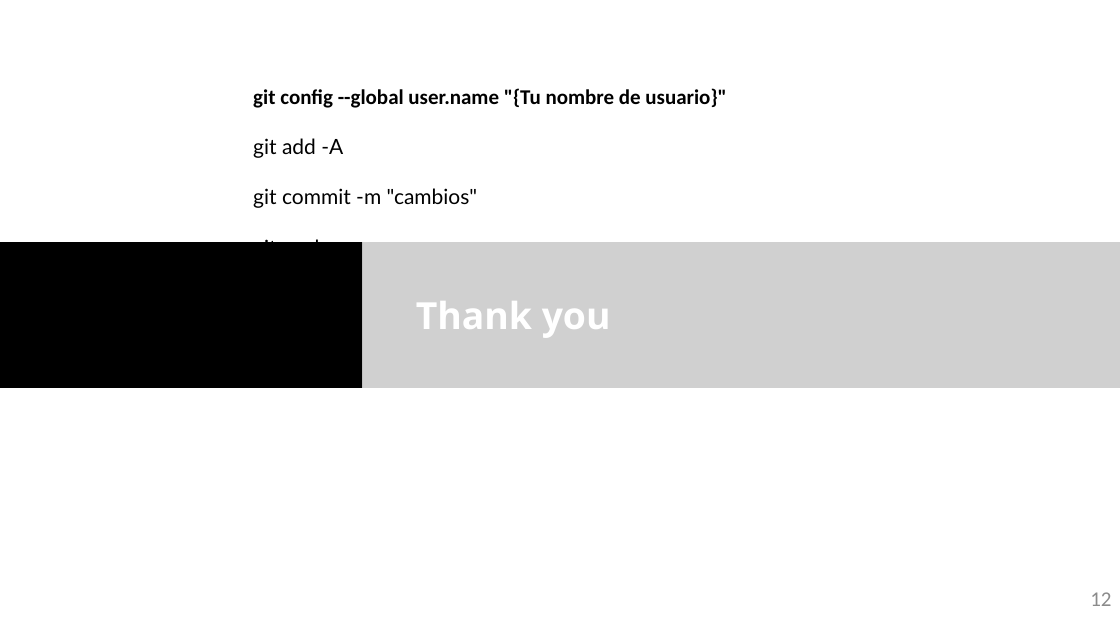
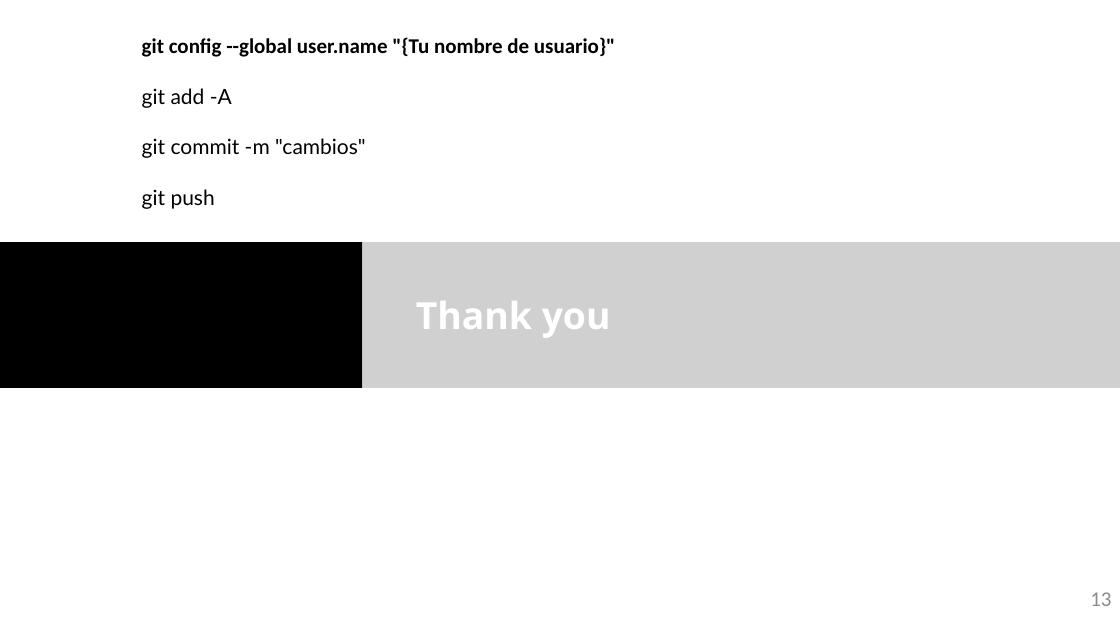
Before and after one commit to cccanvas-upv/cifoin-lab1, a slide deck: slide 13 of LabBook_10.pptx (slide 12 before the commit). Drawn at 1120x630 pixels with LibreOffice and Linux fonts; fonts in the diff are those of the drawing; grey boxes stand for pictures; background and template pictures are left out. Boxes give left, top, right and bottom in pixels: in the first picture for what was removed or moved away, otherwise in the second. Text is boxed around its words. In the diff, an @@ line names an element or a change of style, - is before the commit and + after.

```diff
--- a/LabBook_10.pptx
+++ b/LabBook_10.pptx
@@ text "git config --global user.name "{Tu ..." rewrapped from box(253, 88, 727, 242) to box(142, 37, 616, 209) @@
@@ page number at box(1090, 592, 1111, 606): text changed @@
-12
+13
```
Also in this commit, not shown: 1 other slide changed, 1 slide added, 1 other file.
